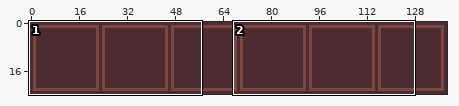
Sprite sheet: src/client/public/hotbar.png. Above: a wide view before the commit, with the close-up outlined.
Close-up. The starting point:
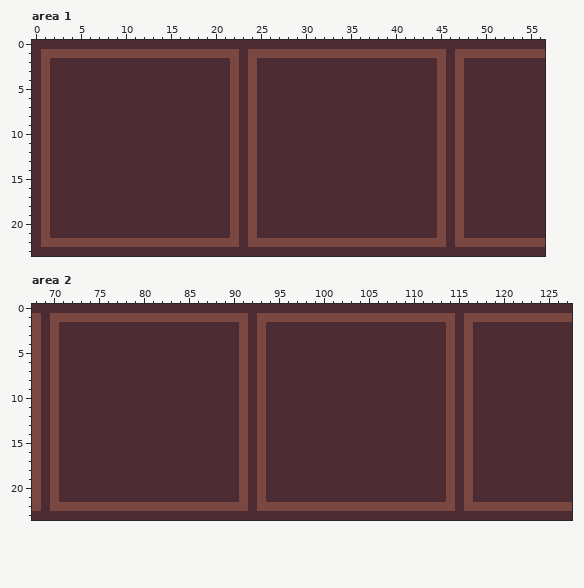
The file is 139x24 pixels. Shown: area 1: x 0..56, y 0..23; area 2: x 68..127, y 0..23.
After:
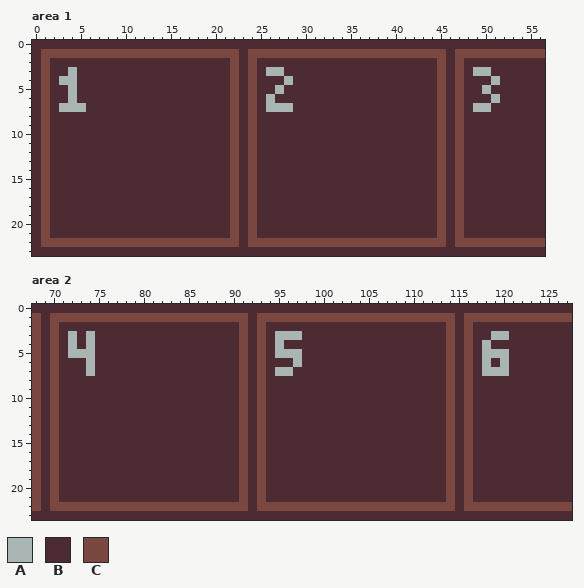
Palette (. is transparent): A #a8b5b2  B #4d2b32  C #7a4841
Edits made:
Area 1:
Colour B gives way to colour A in row 3 at x 4, 26 to 27 and 49 to 50; in row 4 at x 3 to 4, 28 and 51; in row 5 at x 4, 27 and 50; in row 6 at x 4, 26 and 51; in row 7 at x 3 to 5, 26 to 28 and 49 to 50.
Area 2:
Colour B gives way to colour A in row 3 at x 72, 74, 95 to 97 and 119 to 120; in row 4 at x 72, 74, 95 and 118; in row 5 at x 72 to 74, 95 to 97 and 118 to 120; in row 6 at x 74, 97, 118 and 120; in row 7 at x 74, 95 to 96 and 118 to 120.
Pixel boxes of the changes (left, top, right, bottom) in both close-ups:
changed: (59, 67, 86, 112)
changed: (266, 67, 293, 112)
changed: (473, 67, 500, 112)
changed: (68, 331, 95, 376)
changed: (275, 331, 302, 376)
changed: (482, 331, 509, 376)
